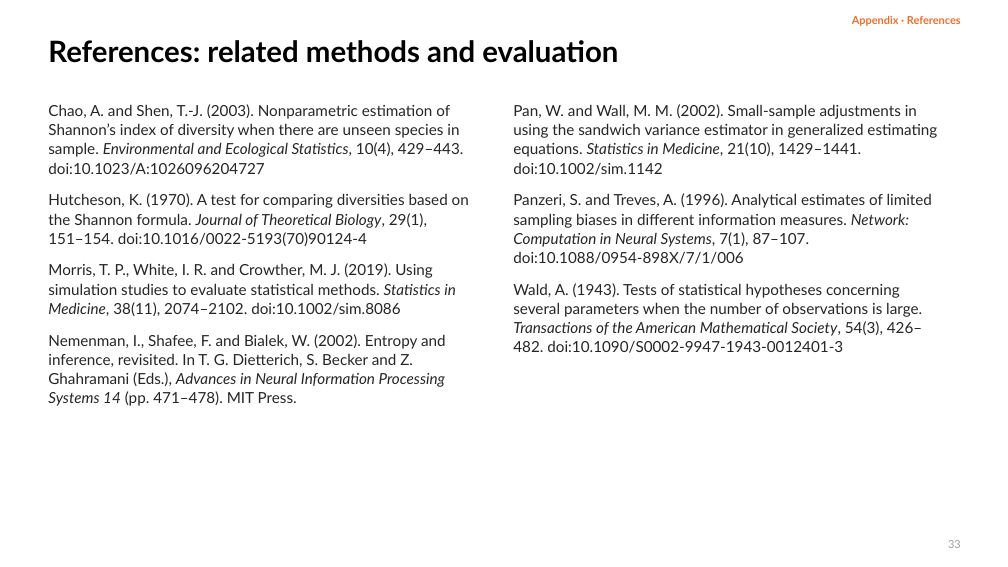
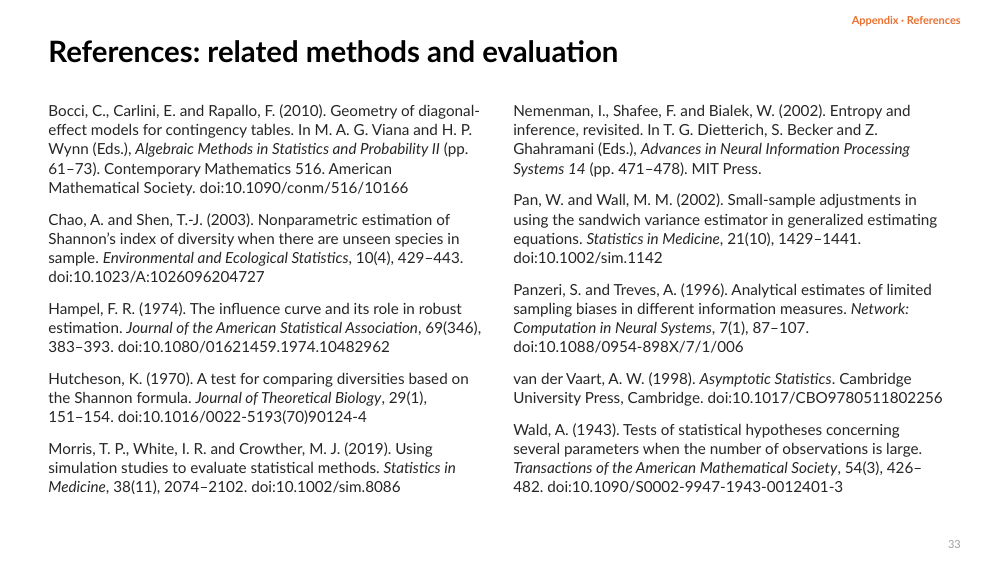
Before and after one commit to dzhao61/MCSResearchSimulations, a slide deck: slide 33 of Thesis Presentation/Daniel_Zhao_Welch_MI_Presentation_Final.pptx. Drawn at 1008x567 pixels with LibreOffice and Linux fonts; fonts in the diff are those of the drawing. Boxes give left, top, right and bottom in pixels: in the first picture for what was removed or moved away, otherwise in the second. Text is boxed around its words. In the diff, an @@ line names an element or a change of style, - is before the commit and + after.

```diff
--- a/Thesis Presentation/Daniel_Zhao_Welch_MI_Presentation_Final.pptx
+++ b/Thesis Presentation/Daniel_Zhao_Welch_MI_Presentation_Final.pptx
@@ text at (48,104,480,196): paragraph added @@
+Bocci, C., Carlini, E. and Rapallo, F. (2010). Geometry of diagonal-effect models for contingency tables. In M. A. G. Viana and H. P. Wynn (Eds.), Algebraic Methods in Statistics and Probability II (pp. 61–73). Contemporary Mathematics 516. American Mathematical Society. doi:10.1090/conm/516/10166
@@ text at (513,104,911,177): paragraph added @@
+Nemenman, I., Shafee, F. and Bialek, W. (2002). Entropy and inference, revisited. In T. G. Dietterich, S. Becker and Z. Ghahramani (Eds.), Advances in Neural Information Processing Systems 14 (pp. 471–478). MIT Press.
@@ text at (48,302,481,353): paragraph added @@
+Hampel, F. R. (1974). The influence curve and its role in robust estimation. Journal of the American Statistical Association, 69(346), 383–393. doi:10.1080/01621459.1974.10482962
@@ text at (48,334,446,406): paragraph removed @@
-Nemenman, I., Shafee, F. and Bialek, W. (2002). Entropy and inference, revisited. In T. G. Dietterich, S. Becker and Z. Ghahramani (Eds.), Advances in Neural Information Processing Systems 14 (pp. 471–478). MIT Press.
@@ text at (513,372,943,406): paragraph added @@
+van der Vaart, A. W. (1998). Asymptotic Statistics. Cambridge University Press, Cambridge. doi:10.1017/CBO9780511802256
```
Also in this commit, not shown: 22 other slides changed, 9 other files.
